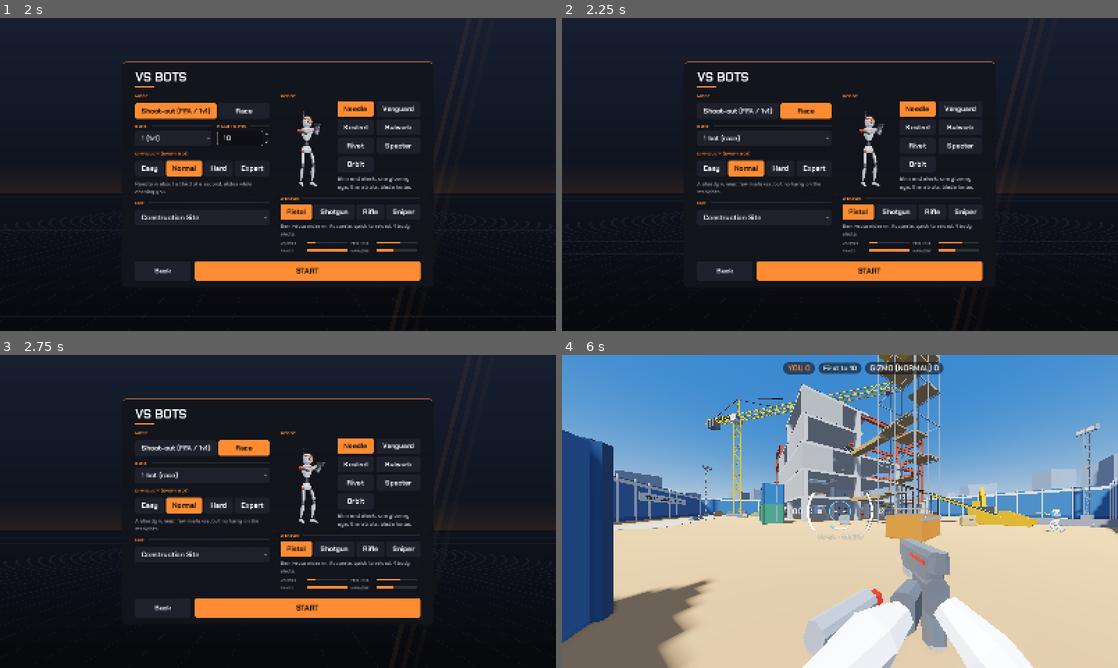
Above: before the commit, frames 1-4 (two rows, left to right).
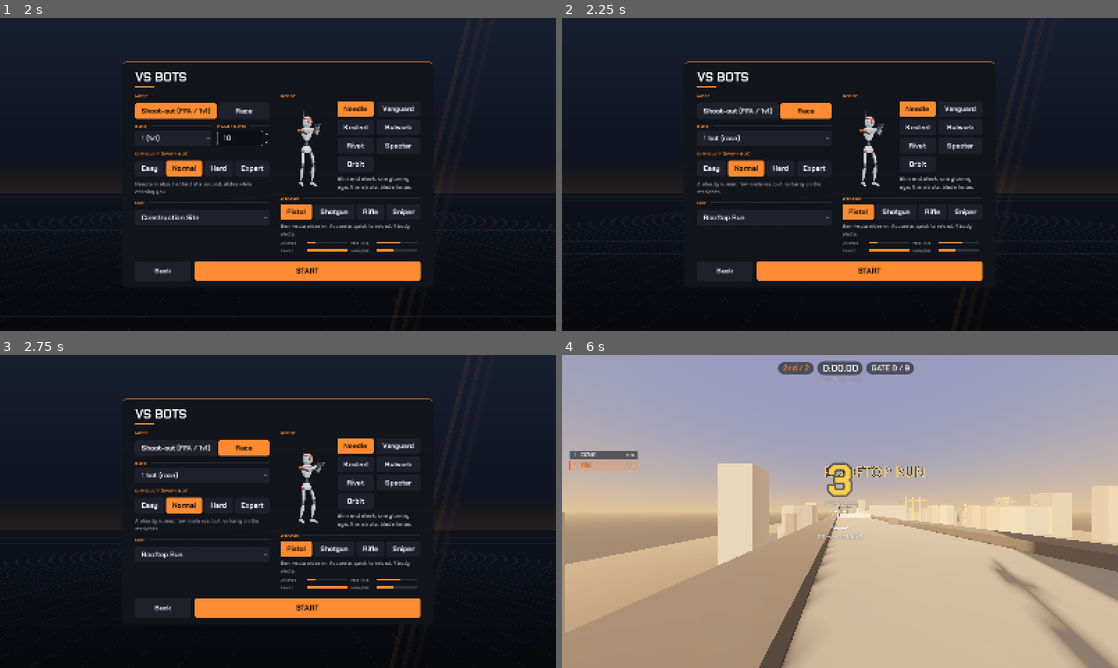
Above: after the commit, the same moments.

Repository: Yellow-Makes-Games/Jumpy-Shooty
Game: Godot game, scene res://game/ui/main_menu.tscn
The game is run twice, just before and just after one commit, with the same random seed, the same clock (stepped at 60 frames per second) and the same inputs.
Inputs (mouse positions are in pixels of both pictures, inside the frame that each line leads up to):
- Up to frame 1 (2 s): click "PLAY" at 0.5 s; click (183, 171) at 1.25 s
- Up to frame 2 (2.25 s): click "Race" at 2 s
- Up to frame 3 (2.75 s): no input
- Up to frame 4 (6 s): click "Easy" at 2.75 s; click "Easy" at 3.5 s; click "Normal" at 4.25 s; click "Normal" at 5 s; click "START" at 5.75 s

Frame 1 is identical in both runs. In frame 2, less than 0.1% of the frame differs, in the area x 25-36%, y 62-65%; in frame 3, less than 0.1%; in frame 4, 87%, in the area x 0-100%, y 0-100%.
Error before the commit: Cannot call method 'clear' on a null value. (res://game/arena/maps.gd:104)

Commit message:
Fix crash when switching the menu's Mode to Race
On the Practice and Vs Bots pages the mode switch's callback refilled the
map drop-down through a local captured before the drop-down existed, so
pressing Race (or Shoot-out) called clear() on null. Reach it through an
array the callback shares instead, and add a menu test that presses the
mode buttons and checks the map list follows.

Co-Authored-By: Claude Opus 5.5 <noreply@anthropic.com>
Claude-Session: https://claude.ai/code/session_01HFmWSwhawLEYpJKsEQLhrL

Diff:
--- a/game/ui/main_menu.gd
+++ b/game/ui/main_menu.gd
@@ -229,15 +229,18 @@
 	var note := UiKit.label(_col, "", true, 16)
 	var left := _two_columns()
 	var game := Maps.game_of(Game.last_practice_map)
-	var map: OptionButton
+	# The map drop-down is made after the mode switch, but the switch refills it, so
+	# the callback reaches it through an array (lambdas copy plain locals when made).
+	var map_ref: Array[OptionButton] = [null]
 	var explain := func(g: String):
 		note.text = "Run a race course on your own against the clock." if g == "race" \
 			else "Roam a map on your own to learn its routes. No opponents, no timer."
 	explain.call(game)
 	var mode := _mode_picker(left, game, func(g: String):
 		explain.call(g)
-		Maps.fill(map, Game.last_map.get(g, Maps.default_id(g)), g))
-	map = _map_picker(left, Game.last_practice_map, mode[0])
+		Maps.fill(map_ref[0], Game.last_map.get(g, Maps.default_id(g)), g))
+	var map := _map_picker(left, Game.last_practice_map, mode[0])
+	map_ref[0] = map
 	var row := _back_row(_show_play)
 	_start_button(row, func(): Game.start_practice(Maps.picked(map)))
 
@@ -291,7 +294,7 @@
 	var blurb := UiKit.label(left, "", true, 15)
 	blurb.custom_minimum_size = Vector2(0, 40)
 	var game := str(Game.last_bot.get("game", Maps.game_of(Game.last_bot.map)))
-	var map: OptionButton
+	var map_ref: Array[OptionButton] = [null]   # filled below; see _show_practice
 	# Race or shoot-out: the bot count reads differently, kills to win goes away.
 	var show_mode := func(g: String):
 		var race := g == "race"
@@ -305,15 +308,16 @@
 	for i in seg.get_child_count():
 		(seg.get_child(i) as Button).pressed.connect(func():
 			level[0] = i
-			blurb.text = (RACE_BLURBS if map and Maps.game_of(Maps.picked(map)) == "race" else BOT_BLURBS)[i])
+			blurb.text = (RACE_BLURBS if map_ref[0] and Maps.game_of(Maps.picked(map_ref[0])) == "race" else BOT_BLURBS)[i])
 	var mode := _mode_picker(left, game, func(g: String):
 		show_mode.call(g)
-		Maps.fill(map, Game.last_map.get(g, Maps.default_id(g)), g))
+		Maps.fill(map_ref[0], Game.last_map.get(g, Maps.default_id(g)), g))
 	# The mode switch goes first on the page.
 	var mode_row_start := left.get_child_count() - 2
 	left.move_child(left.get_child(mode_row_start), 0)
 	left.move_child(left.get_child(mode_row_start + 1), 1)
-	map = _map_picker(left, Game.last_bot.map, mode[0])
+	var map := _map_picker(left, Game.last_bot.map, mode[0])
+	map_ref[0] = map
 	show_mode.call(mode[0])
 	var buttons := _back_row(_show_play)
 	_start_button(buttons, func(): Game.start_bot(level[0], int(kills.value), Maps.picked(map),
--- /dev/null
+++ b/tests/menu_mode_test.gd
@@ -0,0 +1,51 @@
+extends SceneTree
+## Main menu mode switch: on the Practice and Vs Bots pages, pressing "Race" and then
+## "Shoot-out" must refill the map list with that mode's maps (and not error).
+## Run: godot --headless --path . --script tests/menu_mode_test.gd
+
+var _fails: Array[String] = []
+
+
+func _initialize() -> void:
+	var menu: Node = load("res://game/ui/main_menu.tscn").instantiate()
+	root.add_child(menu)
+	await process_frame
+	for page in ["_show_practice", "_show_bot"]:
+		menu.call(page)
+		await process_frame
+		for step in [["Race", "race"], ["Shoot-out", "ffa"], ["Race", "race"]]:
+			var button := _find(menu, step[0]) as Button
+			if button == null:
+				_fails.append("%s: no '%s' button" % [page, step[0]])
+				continue
+			button.pressed.emit()
+			await process_frame
+			var maps := _map_ids(menu)
+			if maps != Maps.ids_for(step[1]):
+				_fails.append("%s after '%s': map list is %s" % [page, step[0], maps])
+	if _fails.is_empty():
+		print("PASS menu mode switch refills the map list")
+	else:
+		print("FAIL:\n  " + "\n  ".join(_fails))
+	quit(1 if not _fails.is_empty() else 0)
+
+
+func _find(n: Node, text: String) -> Button:
+	if n is Button and (n as Button).text.begins_with(text) and (n as Button).is_visible_in_tree():
+		return n
+	for c in n.get_children():
+		var r := _find(c, text)
+		if r:
+			return r
+	return null
+
+
+func _map_ids(n: Node) -> Array:
+	if n is OptionButton and (n as OptionButton).is_visible_in_tree() and (n as OptionButton).get_item_metadata(0) is String:
+		var pick := n as OptionButton
+		return range(pick.item_count).map(func(i): return pick.get_item_metadata(i))
+	for c in n.get_children():
+		var r := _map_ids(c)
+		if not r.is_empty():
+			return r
+	return []
Not shown, added: tests/menu_mode_test.gd.uid
Not shown, changed: tests/run_all.sh
